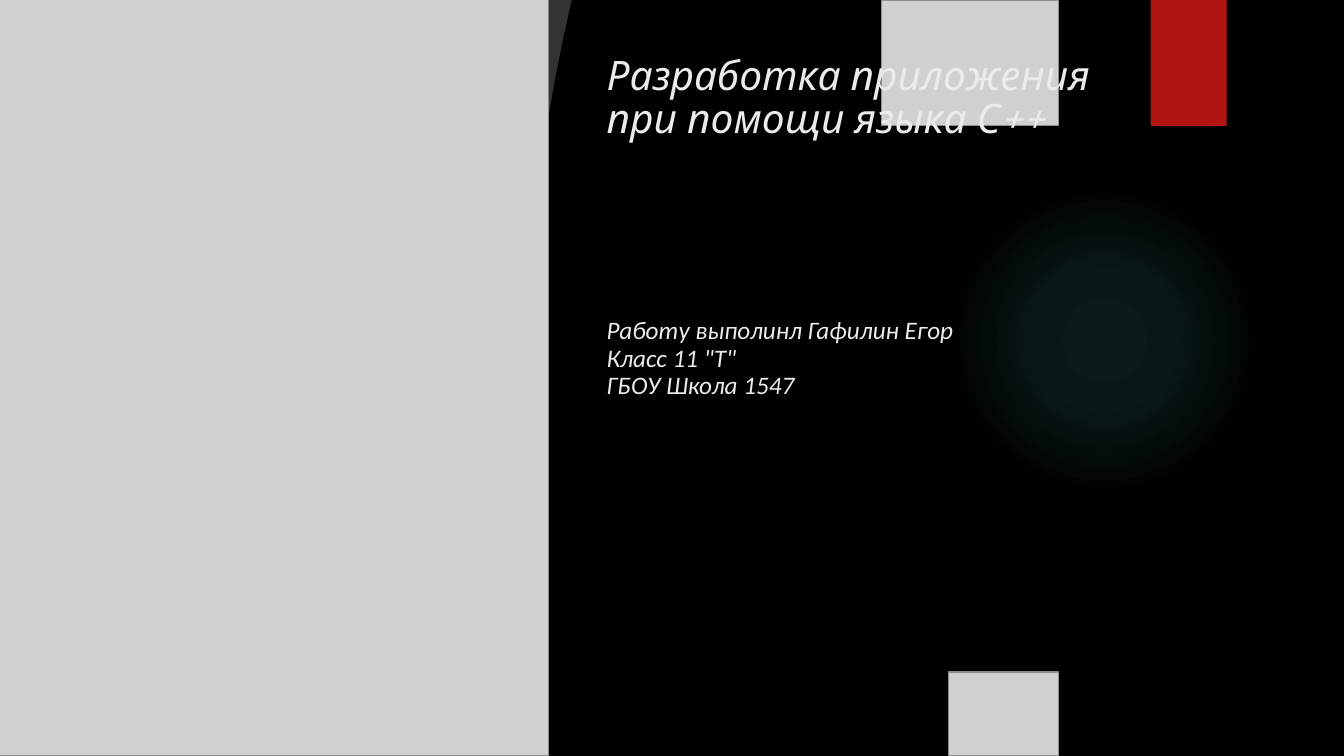
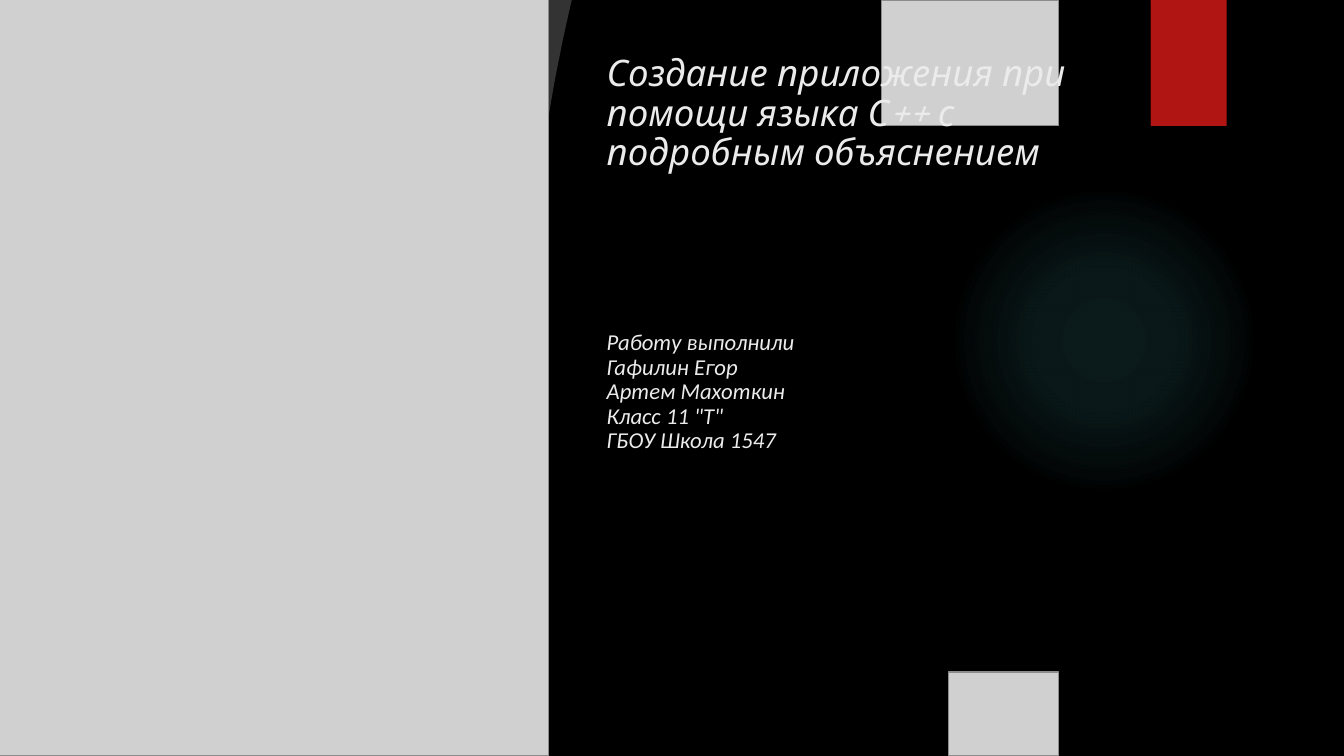
Before and after one commit to ArtemHollow/JustAnotherSchoolProject, a slide deck: slide 1 of Презентация 8.pptx. Drawn at 1344x756 pixels with LibreOffice and Linux fonts; fonts in the diff are those of the drawing; grey boxes stand for pictures; background and template pictures are left out. Boxes give left, top, right and bottom in pixels: in the first picture for what was removed or moved away, otherwise in the second. Text is boxed around its words. In the diff, an @@ line names an element or a change of style, - is before the commit and + after.

```diff
--- a/Презентация 8.pptx
+++ b/Презентация 8.pptx
@@ title at bbox=[607, 52, 1065, 448]: text changed; size 18 to 16.2 pt @@
-Разработка приложения при помощи языка С++
-Работу выполинл Гафилин Егор
-Класс 11 "Т"
-ГБОУ Школа 1547
+Создание приложения при помощи языка С++ с подробным объяснением
+Работу выполнили
+Гафилин Егор
+Артем Махоткин
+Класс 11 "Т"
+ГБОУ Школа 1547
```
Also in this commit, not shown: 3 other slides changed, 2 slides added, 1 slide removed.
